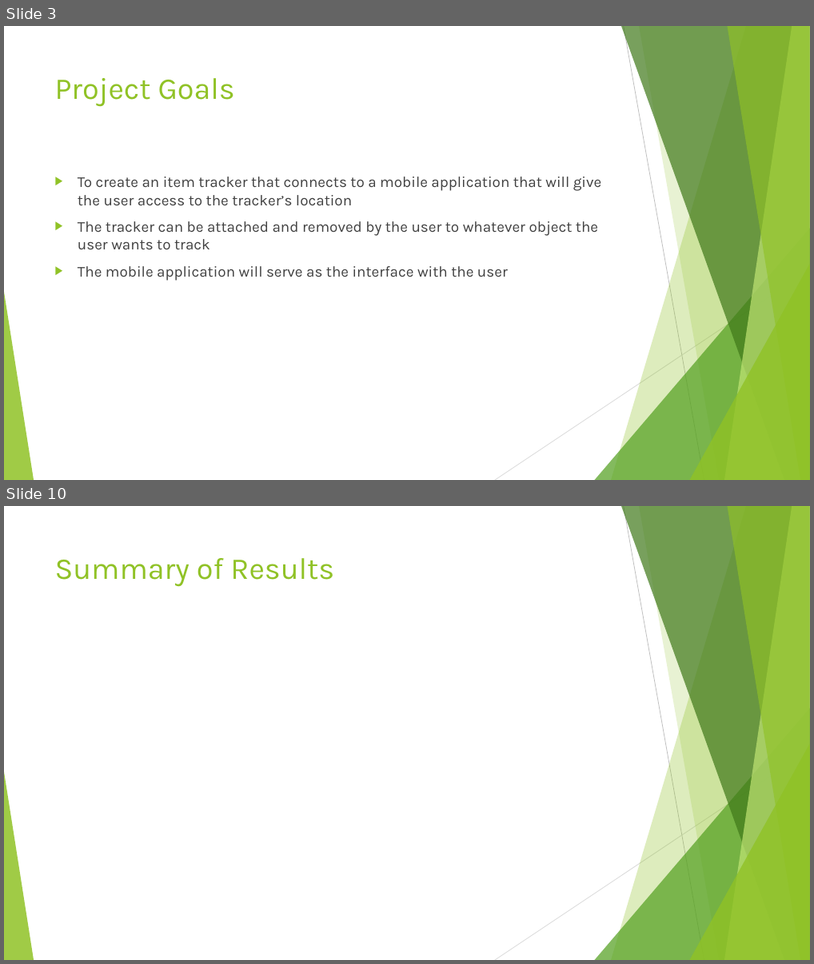
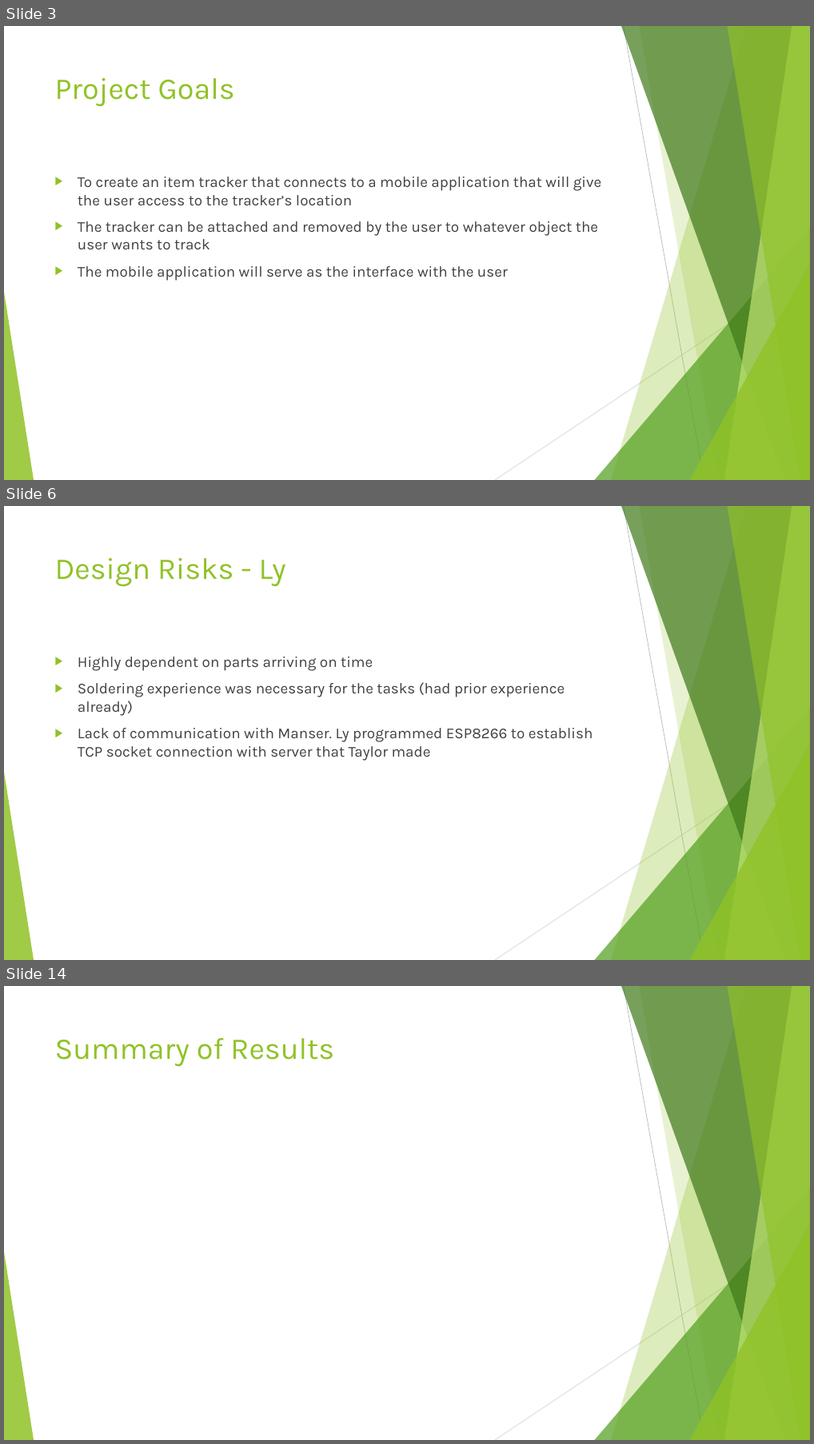
Before and after one commit to dontaylor6000/Group27_Tracker, a slide deck: Documentation/Group27FinalPresentation.pptx. Shown one above the other, each under a label of ours: slides 3 and 10 before the commit, slides 3, 6 and 14 after it; the slides between them are not shown. The pictures are 814x964 and 814x1444 pixels, drawn with LibreOffice and Linux fonts; fonts in the diff are those of the drawing. Boxes give left, top, right and bottom in pixels: in the first picture for what was removed or moved away, otherwise in the second. Text is boxed around its words. In the diff, an @@ line names an element or a change of style, - is before the commit and + after.

Commit message:
Implemented some of the Redpin connection logic.

```diff
--- a/Documentation/Group27FinalPresentation.pptx
+++ b/Documentation/Group27FinalPresentation.pptx
@@ slide 6 added at (x1=4, y1=506, x2=810, y2=960), background #FFFFFF; not listed: 10 template elements that a slide beside it also shows @@
@@ title added at (x1=55, y1=558, x2=286, y2=587), 36 pt, text #90C226 @@
+Design Risks - Ly
@@ text added at (x1=78, y1=656, x2=594, y2=760), 18 pt, text #404040 @@
+▶ Highly dependent on parts arriving on time
+▶ Soldering experience was necessary for the tasks (had prior experience already)
+▶ Lack of communication with Manser. Ly programmed ESP8266 to establish TCP socket connection with server that Taylor made
@@ what was slide 10 is now slide 14 @@
```
Also in this commit, not shown: 5 slides changed, 7 other slides added, 2 slides removed, 1 other file.
